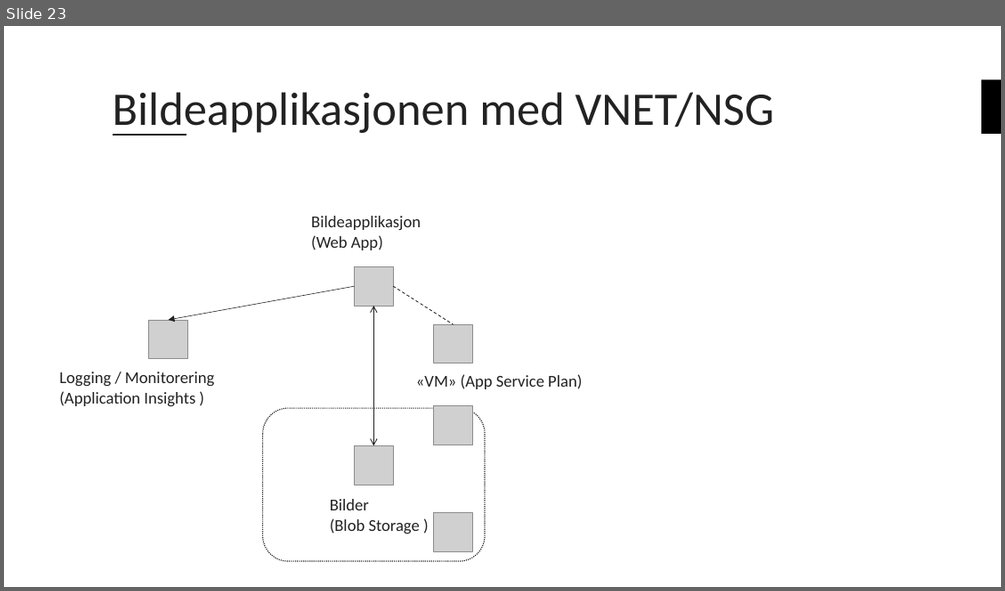
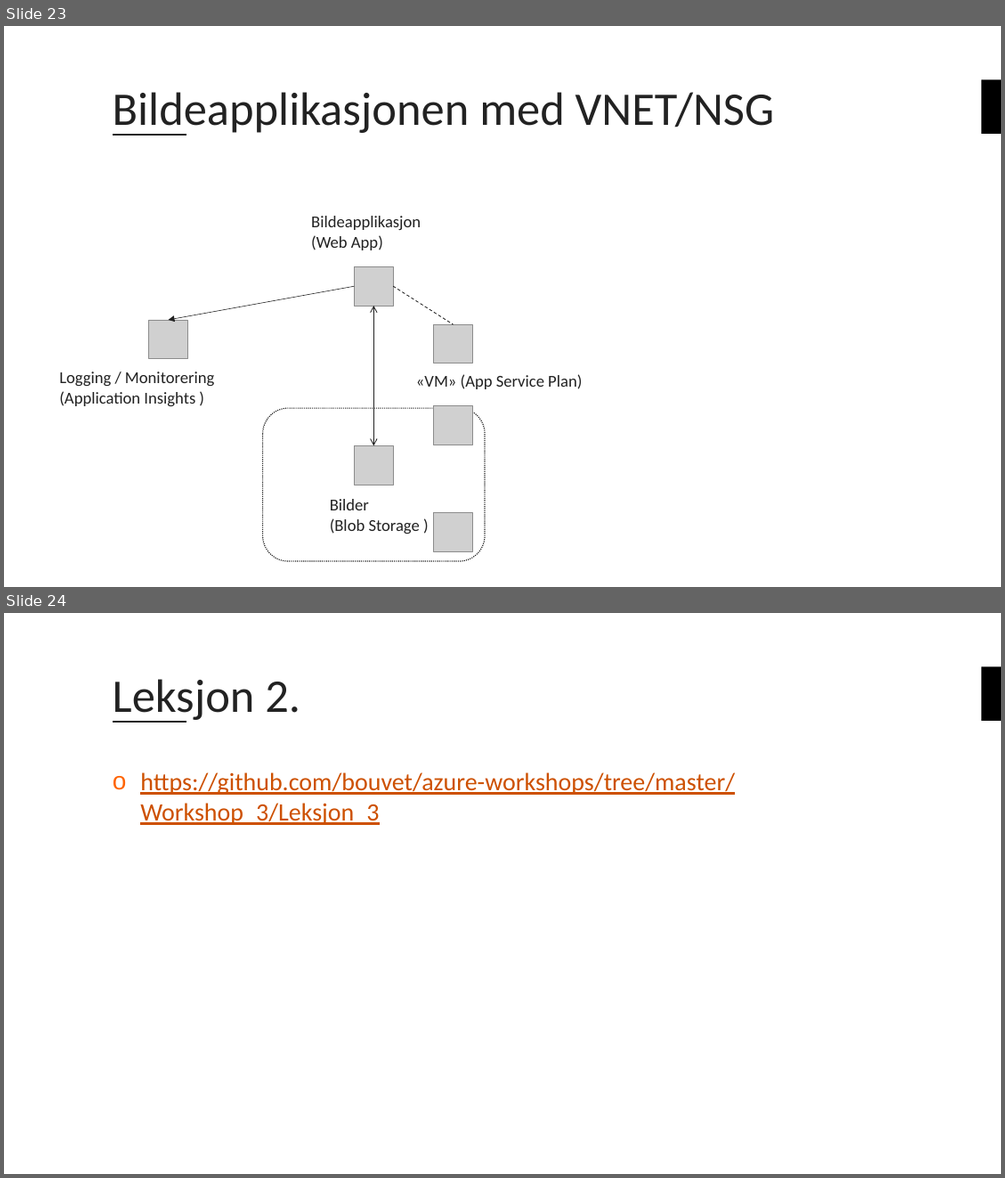
Before and after one commit to bouvet/azure-workshops, a slide deck: Workshop_3/Presentasjon/Azureskolen-Workshop#3.pptx. Shown one above the other, each under a label of ours: slide 23 before the commit, slides 23 and 24 after it. The pictures are 1005x591 and 1005x1178 pixels, drawn with LibreOffice and Linux fonts; fonts in the diff are those of the drawing; grey boxes stand for pictures; background and template pictures are left out. Boxes give left, top, right and bottom in pixels: in the first picture for what was removed or moved away, otherwise in the second. Text is boxed around its words. In the diff, an @@ line names an element or a change of style, - is before the commit and + after.

```diff
--- a/Workshop_3/Presentasjon/Azureskolen-Workshop#3.pptx
+++ b/Workshop_3/Presentasjon/Azureskolen-Workshop#3.pptx
@@ slide 24 added at (4,613,1001,1174), background #FFFFFF; not listed: 2 template elements that a slide beside it also shows @@
@@ title added at (113,679,300,722), 45 pt, text #222222 @@
+Leksjon 2.
@@ text added at (140,772,735,825), 24 pt, text #CD5000, underline @@
+o https://github.com/bouvet/azure-workshops/tree/master/Workshop_3/Leksjon_3
```
Also in this commit, not shown: 5 slides changed, 1 other slide added, 1 slide removed.
